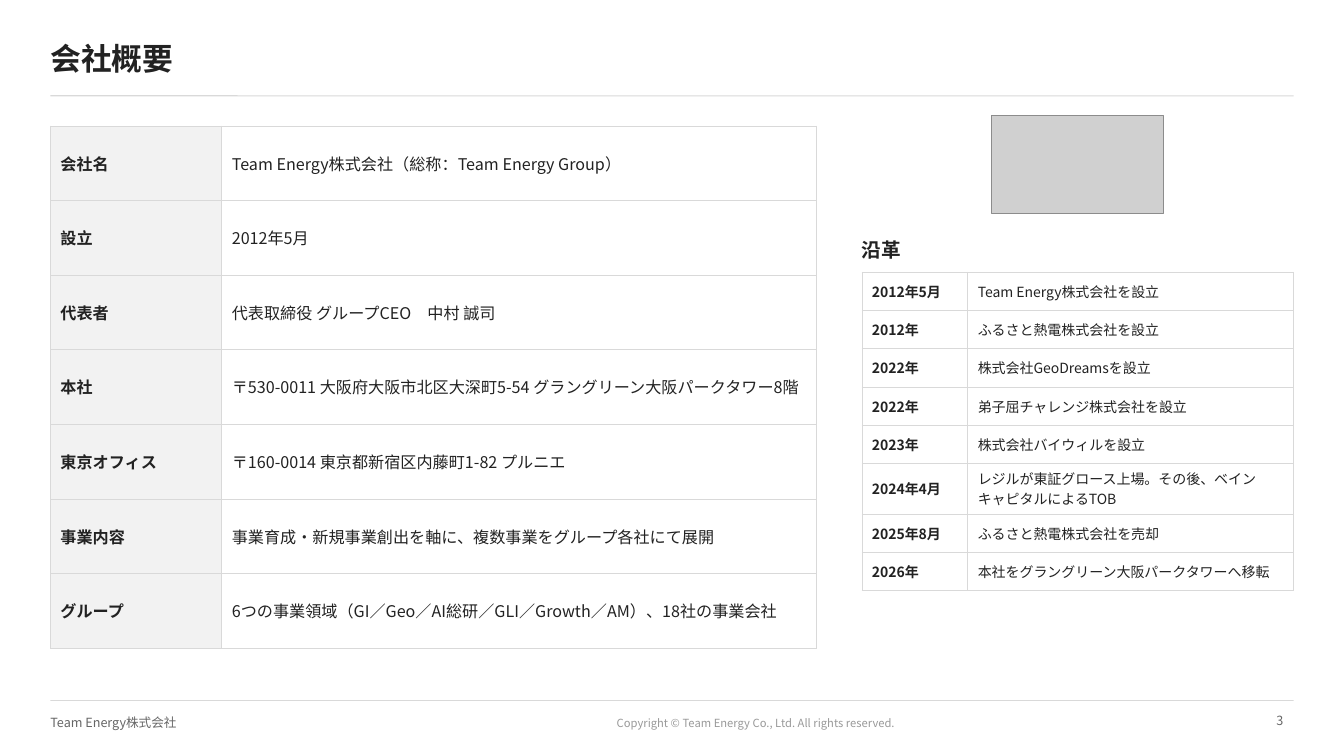
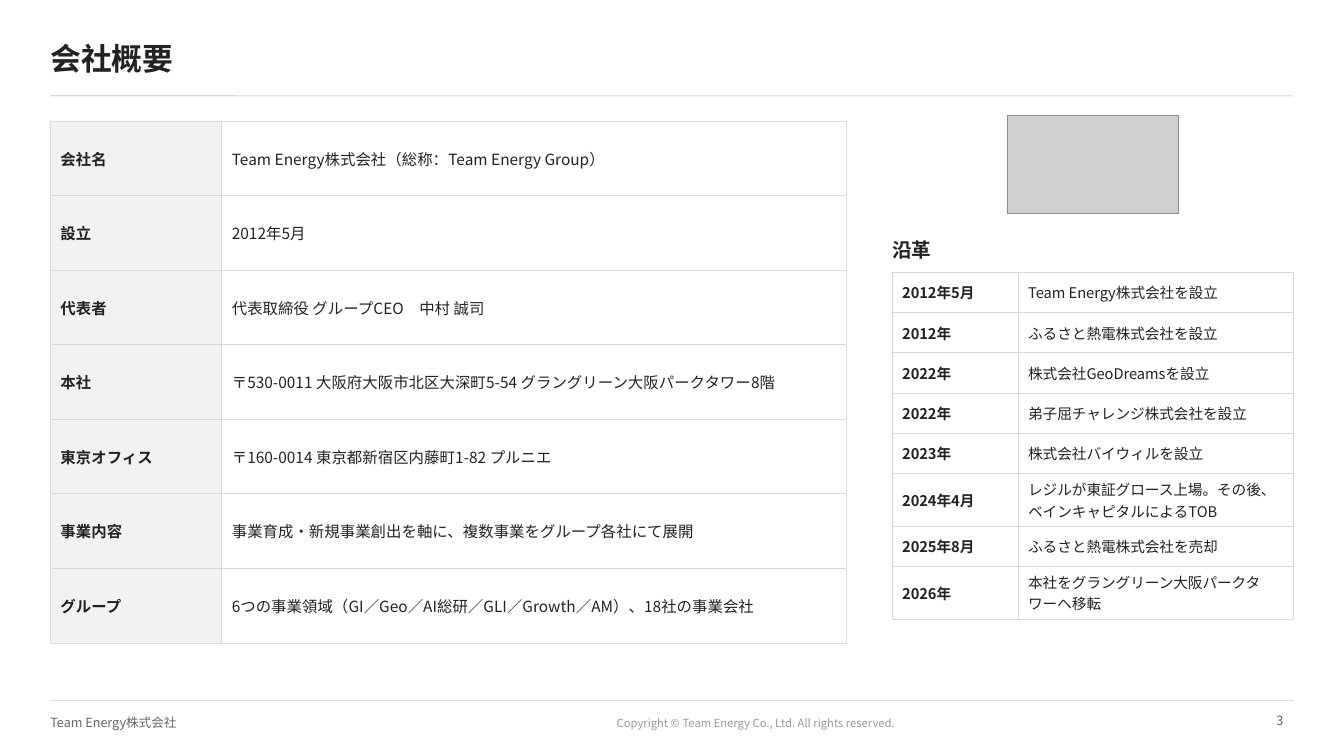
Before and after one commit to ttomoi-afk/desktop-tutorial, a slide deck: slide 3 of teamenergy/docs/TeamEnergy_会社紹介資料.pptx. Drawn at 1344x756 pixels with LibreOffice and Linux fonts; fonts in the diff are those of the drawing; grey boxes stand for pictures; background and template pictures are left out. Boxes give left, top, right and bottom in pixels: in the first picture for what was removed or moved away, otherwise in the second. Text is boxed around its words. In the diff, an @@ line names an element or a change of style, - is before the commit and + after.

```diff
--- a/teamenergy/docs/TeamEnergy_会社紹介資料.pptx
+++ b/teamenergy/docs/TeamEnergy_会社紹介資料.pptx
@@ picture: place and size @@
-picture at [992, 116, 1164, 213]
+picture at [1007, 116, 1179, 213]
@@ table at [50, 121, 847, 618] @@
@@ size 11.5 to 11 pt @@
@@ table: place and size @@
-table at [50, 126, 817, 623]
+table at [50, 121, 847, 618]
@@ text "沿革": place and size @@
-text "沿革" at [862, 240, 901, 259]
+text "沿革" at [892, 240, 931, 259]
@@ table at [892, 272, 1294, 614] @@
@@ size 10 to 10.5 pt @@
@@ table: place and size @@
-table at [862, 272, 1294, 583]
+table at [892, 272, 1294, 614]
```
Also in this commit, not shown: 10 other slides changed, 3 other files.
